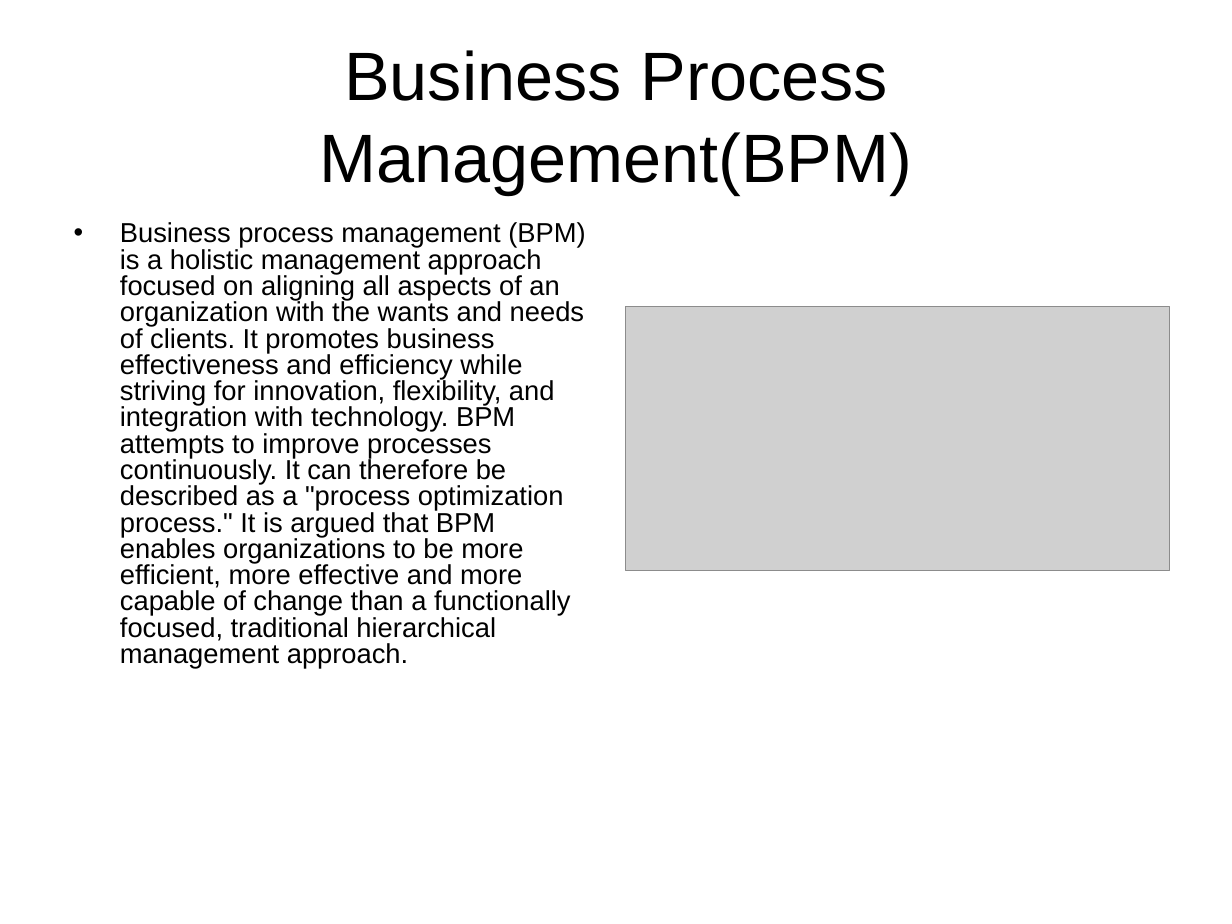
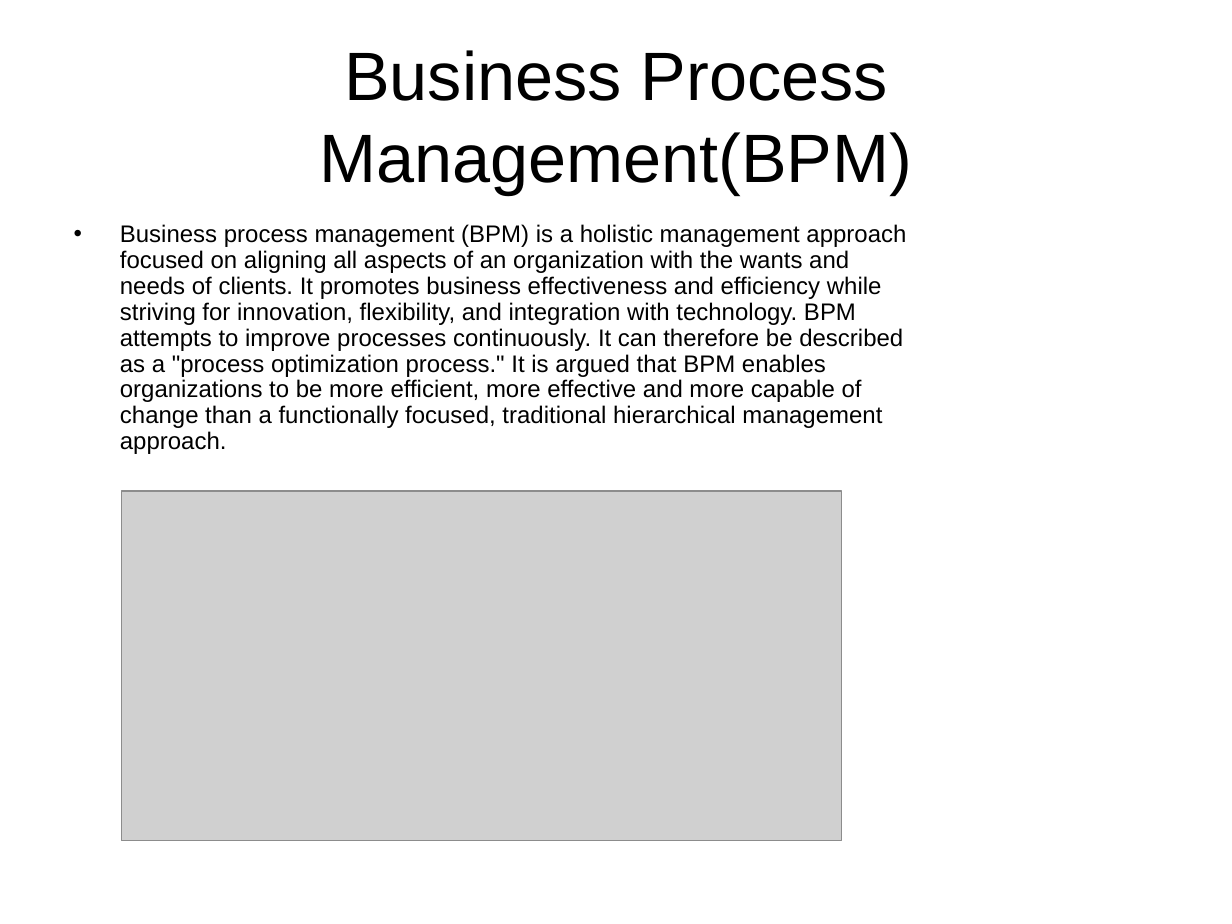
Before and after one commit to sunitawakchaure/activitidemo, a slide deck: slide 2 of BusMonitorActiviti/docs/BPM.ppt. Drawn at 1232x924 pixels with LibreOffice and Linux fonts; fonts in the diff are those of the drawing; grey boxes stand for pictures; background and template pictures are left out. Boxes give left, top, right and bottom in pixels: in the first picture for what was removed or moved away, otherwise in the second. Text is boxed around its words. In the diff, an @@ line names an element or a change of style, - is before the commit and + after.

```diff
--- a/BusMonitorActiviti/docs/BPM.ppt
+++ b/BusMonitorActiviti/docs/BPM.ppt
@@ text "Business process management (BPM) is ..." at <box>120,224,906,454</box>: size 16 to 14 pt; line spacing 0.8 to 0.9 @@
@@ picture: place and size @@
-picture at <box>626,307,1170,570</box>
+picture at <box>121,492,841,841</box>
```
Also in this commit, not shown: 2 other slides changed, 9 slides added, 5 slides removed, 5 other files.
